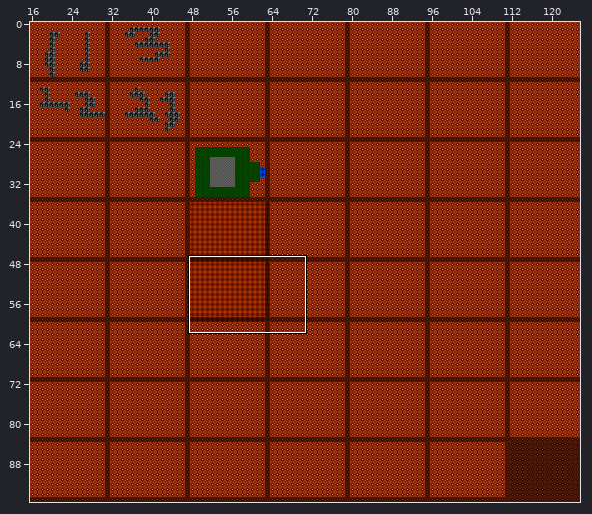
A Tiled map gets an edit: levels/lvl1.tmx. Above, an overview of the earlier version with the close-up marked.
Close-up. Before:
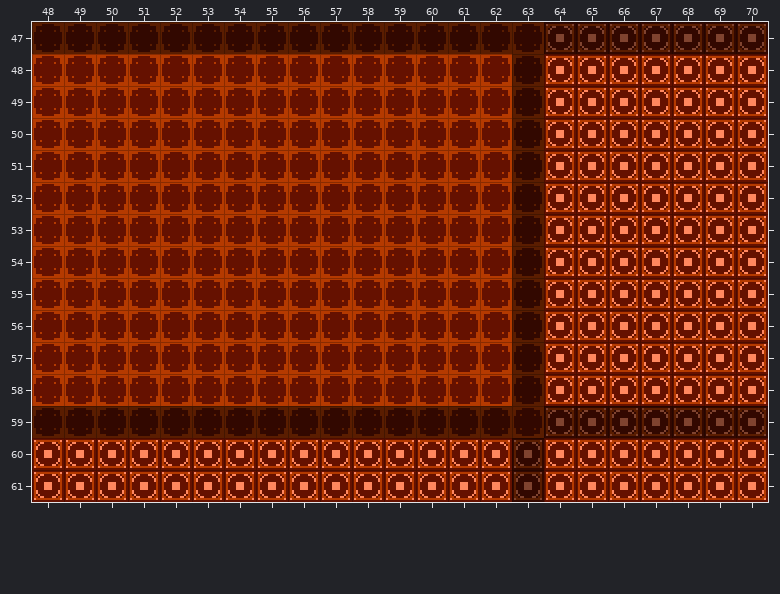
Cells are 16x16 px. Shown: x 48..70, y 47..61. The commit also changed other parts of the map, which this record leaves out.
Now the later version:
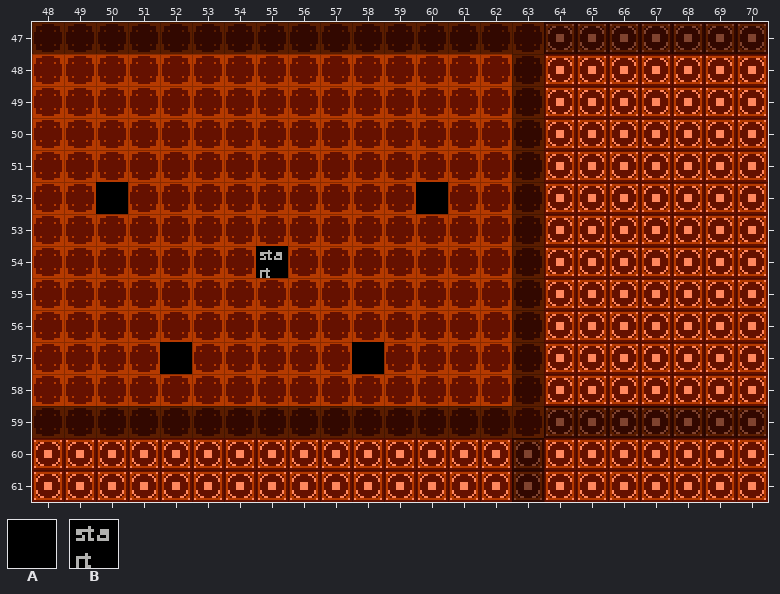
Key: from "Main": A 63; from "Sprites": B 0.
_ is an empty cell, . an unchanged one.
Tiles of an added or newly shown layer are drawn over the layers below it.
From old to new:
--- layer "Sprite Layer" (now shown)
@@ x 50..60 @@
-52 _........._
+52 A.........A
@@ x 55..55 @@
-54 _
+54 B
@@ x 52..58 @@
-57 _....._
+57 A.....A
Pixel boxes of the changes (left, top, right, bottom) in both close-ups:
added: (96, 182, 128, 214)
added: (416, 182, 448, 214)
added: (256, 246, 288, 278)
added: (160, 342, 192, 374)
added: (352, 342, 384, 374)
